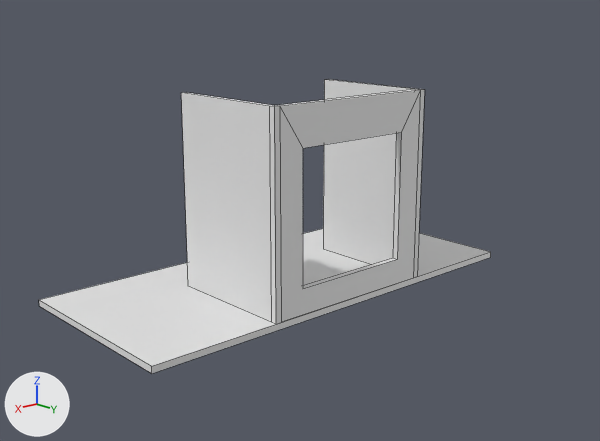
What one commit did to the Blender file blender/room.blend.
Camera for both pictures: a 50 mm lens placed at (8.44, 9.59, 4.39), pointed at (0.26, 0.53, 1.08). Lighting does not change. The marker at lower left points along +X, +Y and +Z. Mesh edges are drawn as thin lines. Materials are left out; every surface is plain grey.

Names of what the first picture shows: 'C Wall', 'Floor'.
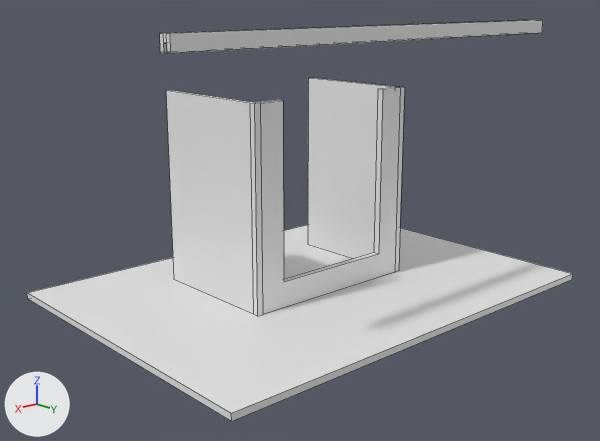
Boxes [x1, y1, x2, y2] around the edits, measured in the pictures (600 x 441 px):
'C Wall', reshaped, moved
    before: [181, 79, 425, 324]
    after: [166, 78, 405, 316]
'Floor', mesh rescaled, moved (21% wider, 36% taller)
    before: [39, 229, 491, 373]
    after: [27, 225, 573, 421]
'Crane', added
    after: [160, 20, 543, 53]
part 1 of me_cube, cut back
    before: [276, 90, 420, 322]
    after: [256, 87, 400, 314]

What the commit changed:
me_cube has 32 vertices, 28 faces and spans x -1.47..0.63, y -1.49..1.51, z -1.0..2.0.
me_cube is used by ob_c_wall; location (0.01, 0.77, 1.0); rotation (0.0, 0.0, 1.571), in degrees (0, 0, 90).
Verts and faces of me_cube; kept vertices keep their numbers, new ones are numbered from 32.
Before the commit, vertices of me_cube: 9 (0.63, 1.41, 2.0) at pixel (420, 90), 10 (0.53, 1.41, 2.0) at pixel (415, 89), 13 (0.63, -1.39, 2.0) at pixel (279, 106), 14 (0.53, -1.39, 2.0) at pixel (274, 105), 24 (0.53, 1.01, 1.4).
Before the commit, vertices of me_cube: 25 (0.53, -0.99, 1.4), 28 (0.63, -0.99, 1.4) at pixel (302, 148), 29 (0.63, 1.01, 1.4) at pixel (401, 132).
Part 1, on me_cube:
Faces deleted: (10, 24, 25, 14), (9, 13, 28, 29), (9, 10, 14, 13), (24, 29, 28, 25).
Vertices 24, 25, 28, 29 move by (0.0, 0.0, 0.6).
New faces: (13, 28, 25, 14), (9, 10, 24, 29).
me_cube_002 has 8 vertices, 6 faces and spans x -1.57..1.53, y -3.49..3.51, z -0.05..0.05.
me_cube_002 is used by ob_floor; location (0.01, -0.13, -0.05); rotation (0.0, 0.0, 1.571), in degrees (0, 0, 90).
me_cube_002 part 2: the whole mesh is scaled about its middle by (1.65, 1, 1), then moved by (1.0, 0.0, 0.0).
Mesh me_cube_005 is new.
It has 20 vertices, 16 faces and spans x -1.0..69.0, y -1.5..0.5, z -1.0..1.0.
Object 'C Wall' (ob_c_wall) moves from (0.01, 0.77, 1.0) to (0.01, 0.37, 1.0).
Object 'Floor' (ob_floor) moves from (0.01, -0.13, -0.05) to (0.01, -0.53, -0.05).
Object 'Crane' (ob_crane) is new; it shows me_cube_005.
Its location is (-3.4, 2.05, 3.9).
Its scale is (0.1, 0.1, 0.1).
